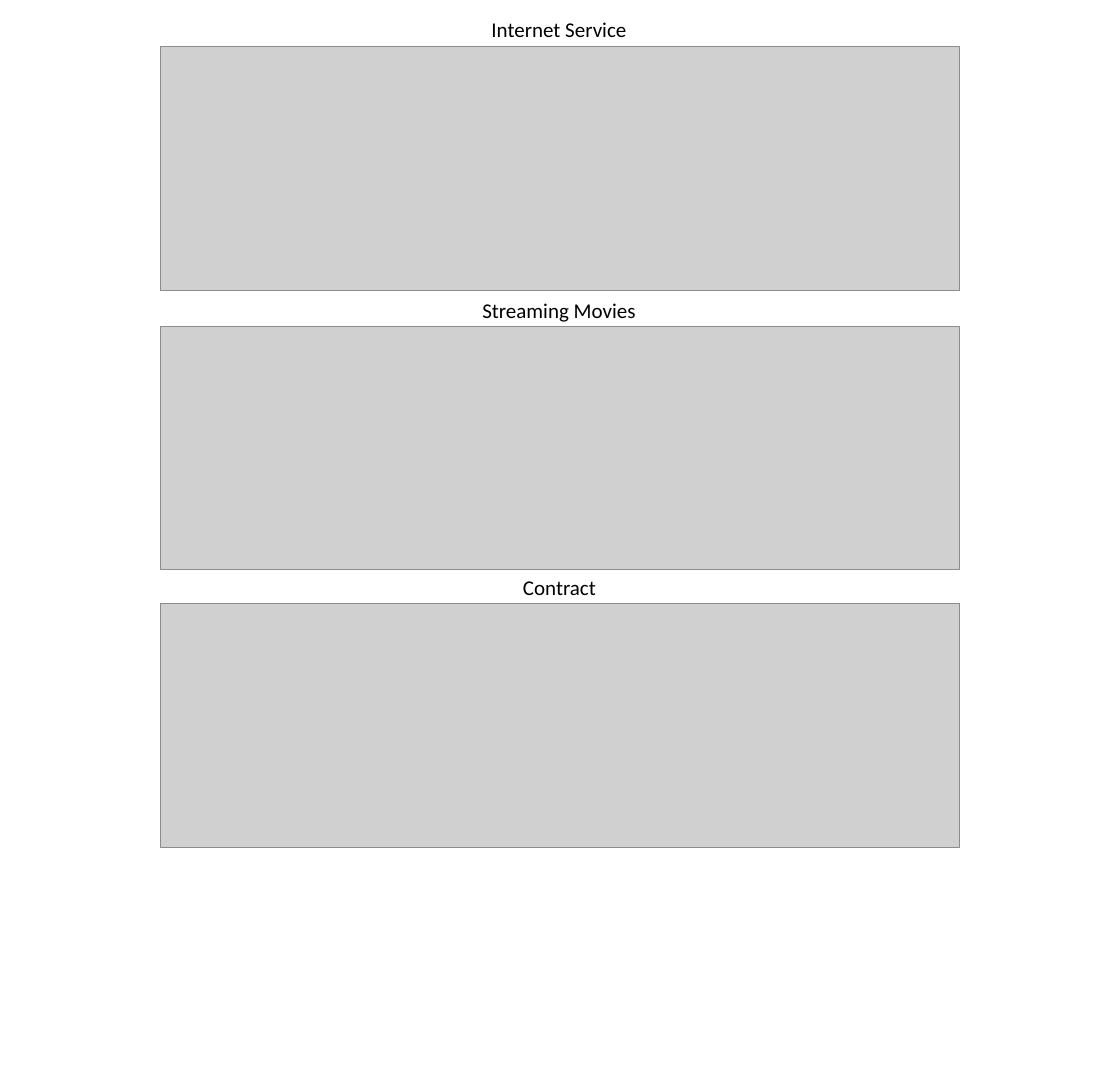
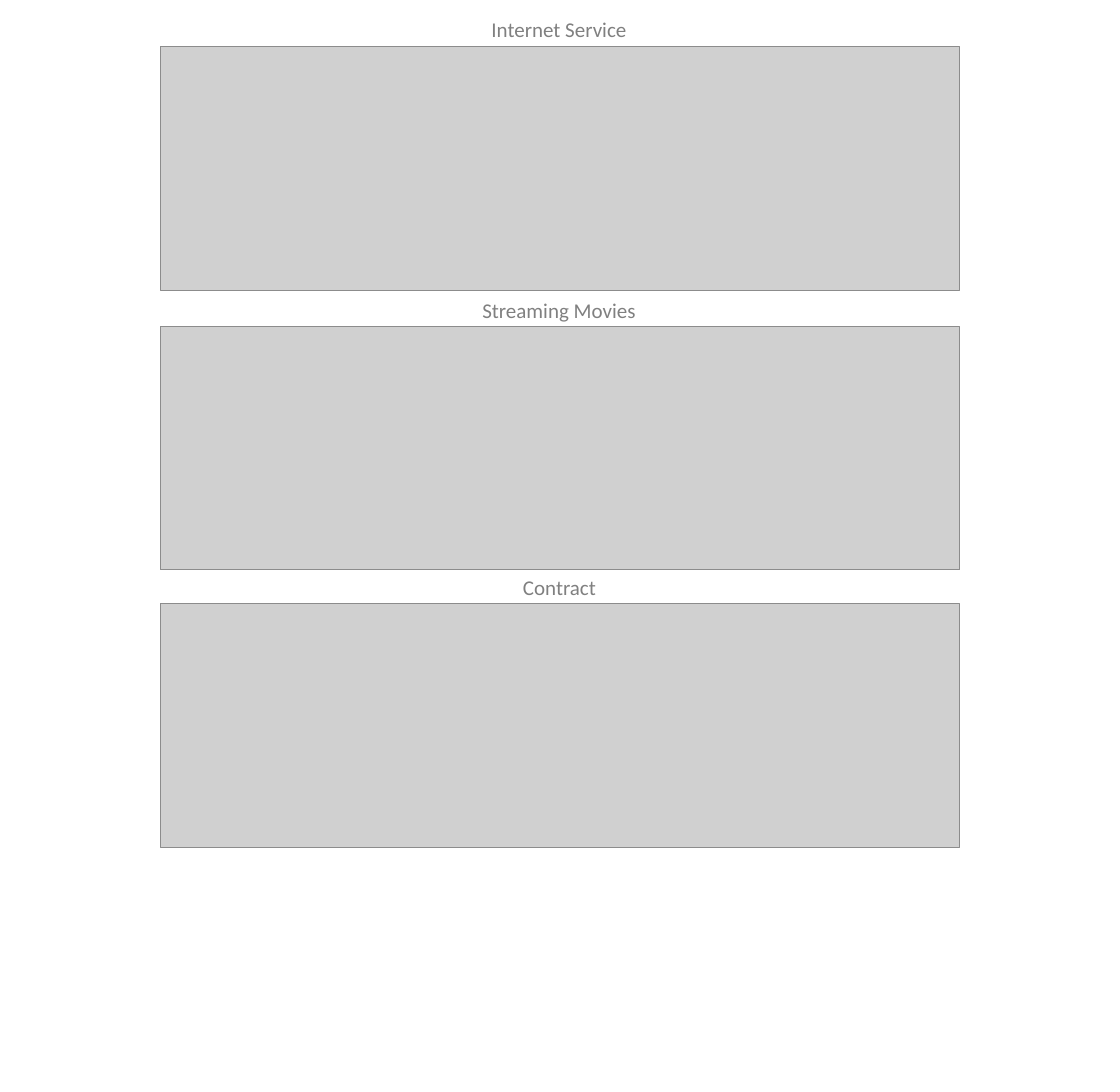
Before and after one commit to anishmahapatra/MSc-Data-Science, a slide deck: slide 4 of Final Submission/FTR images v1.pptx (slide 2 before the commit). Drawn at 1120x1092 pixels with LibreOffice and Linux fonts; fonts in the diff are those of the drawing; grey boxes stand for pictures. Boxes give left, top, right and bottom in pixels: in the first picture for what was removed or moved away, otherwise in the second. Text is boxed around its words. In the diff, an @@ line names an element or a change of style, - is before the commit and + after.

```diff
--- a/Final Submission/FTR images v1.pptx
+++ b/Final Submission/FTR images v1.pptx
@@ text colour #000000 to #808080 in 3 elements at (482,303,636,322), (491,22,626,37), (523,581,596,595) @@
```
Also in this commit, not shown: 1 other slide changed, 2 slides added, 8 other files.
